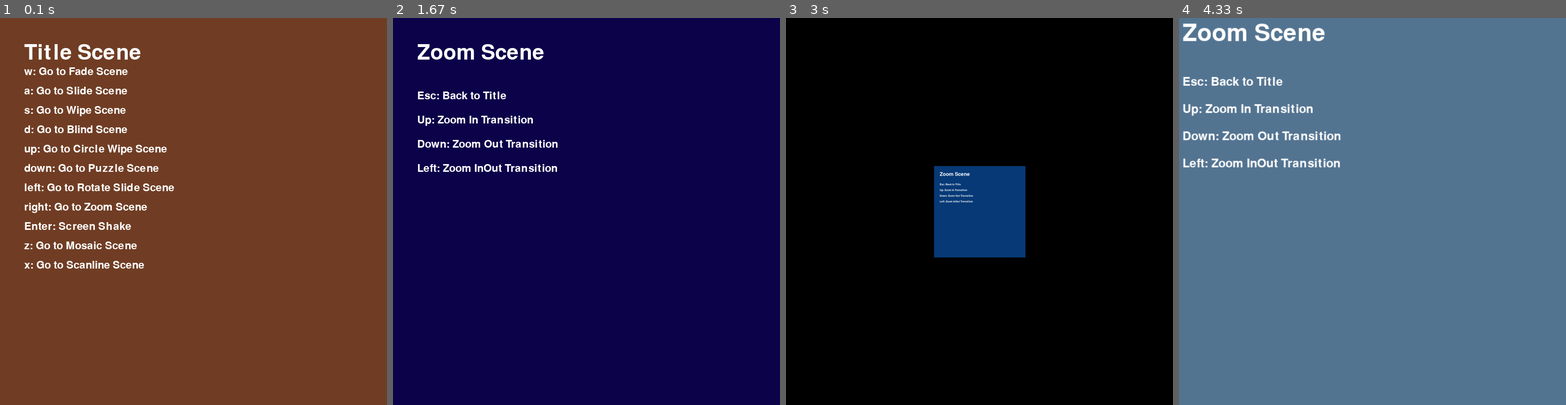
Above: before the commit, frames 1-4 (left to right).
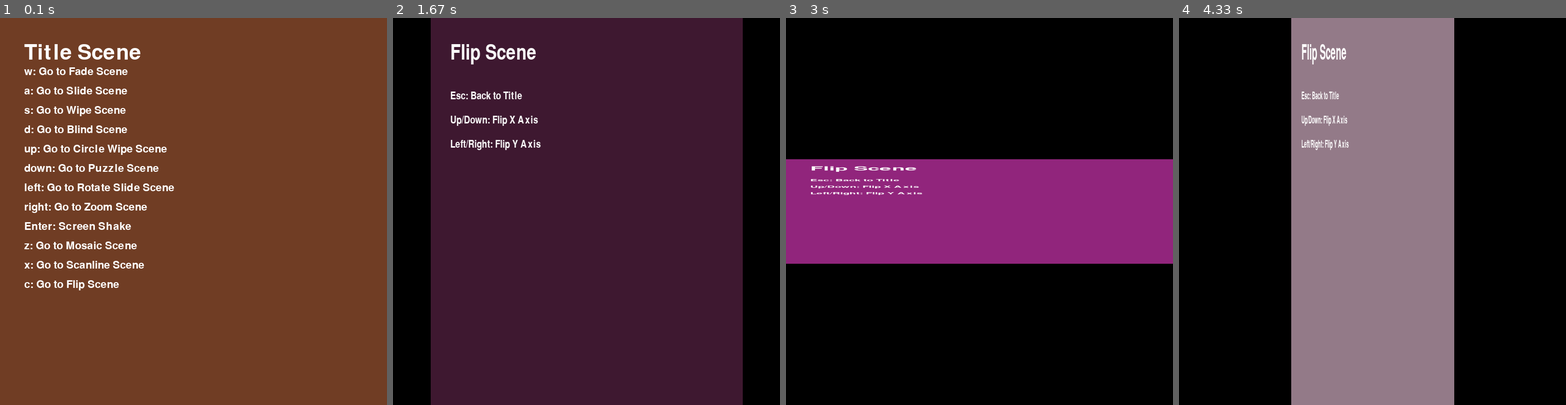
Above: after the commit, the same moments.

Repository: Fuga578/pygame-SceneTransition
Game: pygame game, started from main.py
Same seed, same stepped clock (60 frames per second), same inputs: the game is played once before the commit and once after it.
Inputs:
- Up to frame 1 (0.1 s): no input
- Up to frame 2 (1.67 s): tap C at 0.33 s; hold Right 0.67-1.13 s; tap Z at 0.73, 1.03, 1.57 s; hold Right from 1.5 s (still down)
- Up to frame 3 (3 s): tap Z at 1.87, 2.07, 2.37, 2.63 s; release Right at 1.97 s; hold Left 2-2.53 s; hold Down 2.57-2.87 s
- Up to frame 4 (4.33 s): hold Up 3.33-3.7 s; tap Z at 3.4, 3.8, 4.1 s; hold Right from 3.73 s (still down)

The runs differ from the first frame. In frame 1, 0.2% of the frame differs, in the area x 6-31%, y 67-71%; in frame 2, 100%; in frame 3, 27%; in frame 4, 100%, in the area x 0-100%, y 0-100%.

Commit message:
#6 フリップ遷移処理実装

Diff:
--- /dev/null
+++ b/scripts/scene/flip.py
@@ -0,0 +1,55 @@
+import pygame
+import random
+from scripts.scene import Scene, SceneID
+from scripts.transition import FlipTransition, FlipAxis
+
+
+class FlipScene(Scene):
+    """
+    フリップシーンクラス
+
+    Args:
+        game (Game): ゲームオブジェクト
+        manager (SceneManager): シーンマネージャー
+    """
+
+    def __init__(self, game, manager):
+        self.game = game
+        self.manager = manager
+
+        self.font = pygame.font.SysFont(None, 64)
+        self.title_text = self.font.render("Flip Scene", True, (255, 255, 255))
+
+        self.small_font = pygame.font.SysFont(None, 32)
+        self.back_text = self.small_font.render("Esc: Back to Title", True, (255, 255, 255))
+        self.x_axis_text = self.small_font.render("Up/Down: Flip X Axis", True, (255, 255, 255))
+        self.y_axis_text = self.small_font.render("Left/Right: Flip Y Axis", True, (255, 255, 255))
+
+        self.bg_color = (random.randint(0, 150), random.randint(0, 150), random.randint(0, 150))
+
+    def handle(self):
+        # タイトルに戻る
+        if self.game.inputs["esc"]:
+            self.manager.change_scene(SceneID.TITLE)
+        # X軸フリップ
+        elif self.game.inputs["up"] or self.game.inputs["down"]:
+            self.manager.change_scene(
+                SceneID.FLIP,
+                FlipTransition(axis=FlipAxis.X)
+            )
+        # Y軸フリップ
+        elif self.game.inputs["left"] or self.game.inputs["right"]:
+            self.manager.change_scene(
+                SceneID.FLIP,
+                FlipTransition(axis=FlipAxis.Y)
+            )
+
+    def update(self, dt):
+        pass
+
+    def render(self, surface):
+        surface.fill(self.bg_color)
+        surface.blit(self.title_text, (50, 50))
+        surface.blit(self.back_text, (50, 150))
+        surface.blit(self.x_axis_text, (50, 200))
+        surface.blit(self.y_axis_text, (50, 250))
--- a/scripts/scene/ids.py
+++ b/scripts/scene/ids.py
@@ -13,3 +13,4 @@
     ZOOM = auto()  # ズーム遷移デモシーン
     MOSAIC = auto()  # モザイク遷移デモシーン
     SCANLINE = auto()  # スキャンライン遷移デモシーン
+    FLIP = auto()  # フリップ遷移デモシーン
--- a/scripts/scene/manager.py
+++ b/scripts/scene/manager.py
@@ -11,6 +11,7 @@
 from scripts.scene.zoom import ZoomScene
 from scripts.scene.mosaic import MosaicScene
 from scripts.scene.scanline import ScanlineScene
+from scripts.scene.flip import FlipScene
 
 
 class SceneManager:
@@ -54,6 +55,8 @@
             return MosaicScene(self.game, self)
         elif scene_id == SceneID.SCANLINE:
             return ScanlineScene(self.game, self)
+        elif scene_id == SceneID.FLIP:
+            return FlipScene(self.game, self)
         else:
             raise ValueError(f"未知の SceneID: {scene_id}")
 
--- a/scripts/scene/title.py
+++ b/scripts/scene/title.py
@@ -7,7 +7,7 @@
     BlindTransition, BlindDirection, CircleWipeTransition, CircleWipeMode, \
     PuzzleTransition, RotateWipeTransition, RotateWipeDirection, \
     ZoomTransition, ZoomMode, MosaicTransition, MosaicMode, \
-    ScanlineTransition, ScanlineDirection
+    ScanlineTransition, ScanlineDirection, FlipTransition, FlipAxis
 
 
 class TitleScene(Scene):
@@ -36,6 +36,7 @@
         self.screen_shake_text = self.small_font.render("Enter: Screen Shake", True, (255, 255, 255))
         self.mosaic_text = self.small_font.render("z: Go to Mosaic Scene", True, (255, 255, 255))
         self.scanline_text = self.small_font.render("x: Go to Scanline Scene", True, (255, 255, 255))
+        self.flip_text = self.small_font.render("c: Go to Flip Scene", True, (255, 255, 255))
 
         self.bg_color = (random.randint(0, 150), random.randint(0, 150), random.randint(0, 150))
 
@@ -96,6 +97,11 @@
                 SceneID.SCANLINE,
                 transition=ScanlineTransition(direction=ScanlineDirection.VERTICAL)
             )
+        elif self.game.inputs["c"]:
+            self.manager.change_scene(
+                SceneID.FLIP,
+                transition=FlipTransition(axis=FlipAxis.Y)
+            )
 
     def update(self, dt):
         self.screen_shake_effect.update(dt)
@@ -114,5 +120,6 @@
         surface.blit(self.screen_shake_text, (50, 420))
         surface.blit(self.mosaic_text, (50, 460))
         surface.blit(self.scanline_text, (50, 500))
+        surface.blit(self.flip_text, (50, 540))
 
         self.screen_shake_effect.apply(surface)
--- a/scripts/transition/__init__.py
+++ b/scripts/transition/__init__.py
@@ -9,6 +9,7 @@
 from .zoom import ZoomTransition, ZoomMode
 from .mosaic import MosaicTransition, MosaicMode
 from .scanline import ScanlineTransition, ScanlineDirection
+from .flip import FlipTransition, FlipAxis
 
 __all__ = [
     "Transition",
--- /dev/null
+++ b/scripts/transition/flip.py
@@ -0,0 +1,87 @@
+import pygame
+from enum import Enum
+from scripts.transition import Transition
+
+
+class FlipAxis(Enum):
+    """
+    フリップ軸
+
+    Y: 左右方向に潰れて反転（Y軸回転っぽい）
+    X: 上下方向に潰れて反転（X軸回転っぽい）
+    """
+    Y = "y"
+    X = "x"
+
+
+def _ease_in_out(t: float) -> float:
+    # なめらかに（不要なら return t）
+    return t * t * (3.0 - 2.0 * t)
+
+
+class FlipTransition(Transition):
+    """
+    フリップトランジション（カード反転風）
+
+    Args:
+        duration (float): 遷移時間（秒）
+        axis (FlipAxis): フリップ軸（X or Y）
+        easing (bool): Trueならイージング
+        min_scale (float): 0 に近いほど中央で細くなる（0は不可）
+        bg_color (tuple): 背景色（RGBタプル）
+    """
+    def __init__(
+        self,
+        duration: float = 0.6,
+        axis: FlipAxis = FlipAxis.Y,
+        easing: bool = True,
+        min_scale: float = 0.03,
+        bg_color: tuple = (0, 0, 0)
+    ):
+        super().__init__(duration)
+        self.axis = axis
+        self.easing = easing
+        self.min_scale = max(0.001, min_scale)
+        self.bg_color = bg_color
+
+    def render(self, surface, old_surface, new_surface):
+        t = 0.0 if self.duration <= 0 else self.elapsed / self.duration
+        t = max(0.0, min(1.0, t))
+        if self.easing:
+            t = _ease_in_out(t)
+
+        w, h = surface.get_size()
+        cx, cy = w // 2, h // 2
+
+        # 0..0.5 は old、0.5..1 は new
+        if t < 0.5:
+            local = t / 0.5
+            src = old_surface
+            scale = 1.0 - (1.0 - self.min_scale) * local  # 1.0 -> min
+        else:
+            local = (t - 0.5) / 0.5
+            src = new_surface
+            scale = self.min_scale + (1.0 - self.min_scale) * local  # min -> 1.0
+
+        # 軸で潰す方向を変える
+        if self.axis is FlipAxis.Y:
+            sw, sh = max(1, int(w * scale)), h
+        else:
+            sw, sh = w, max(1, int(h * scale))
+
+        scaled = pygame.transform.smoothscale(src, (sw, sh))
+        rect = scaled.get_rect(center=(cx, cy))
+
+        surface.fill(self.bg_color)
+
+        # フリップ本体（前半は old の縮小、後半は new の復帰）
+        surface.blit(scaled, rect.topleft)
+
+        # 立体感の簡易シャドウ（中央ほど暗く）
+        # if self.shadow:
+        #     k = 1.0 - scale
+        #     alpha = int(min(180, max(0, k * 220)))
+        #     if alpha > 0:
+        #         shade = pygame.Surface((w, h), pygame.SRCALPHA)
+        #         shade.fill((0, 0, 0, alpha))
+        #         surface.blit(shade, (0, 0))
